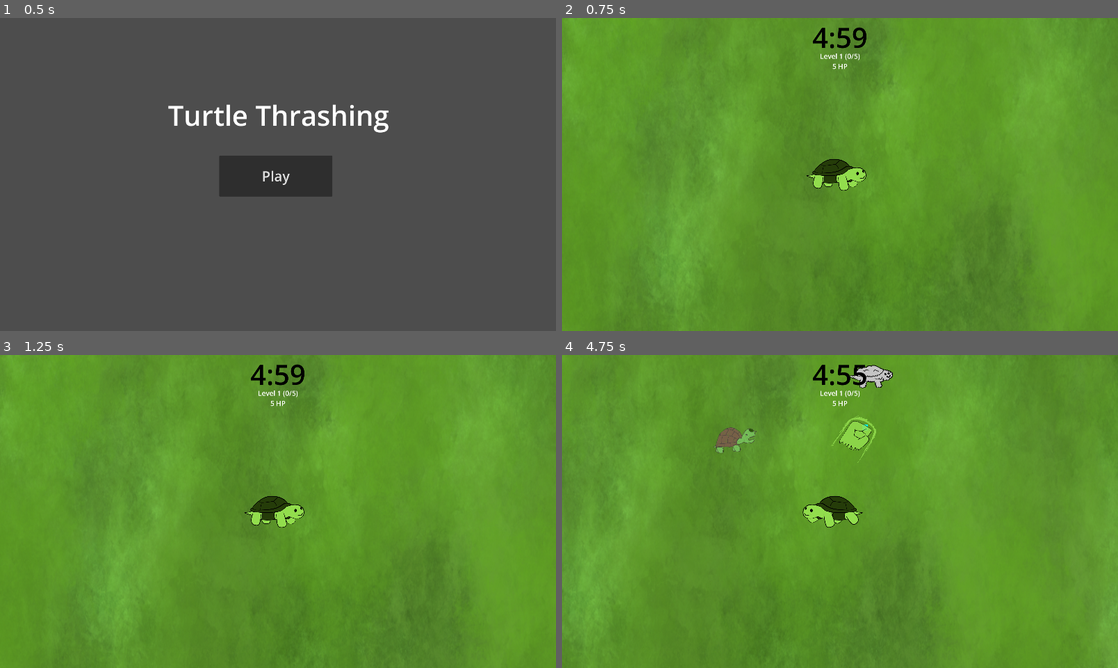
Above: before the commit, frames 1-4 (two rows, left to right).
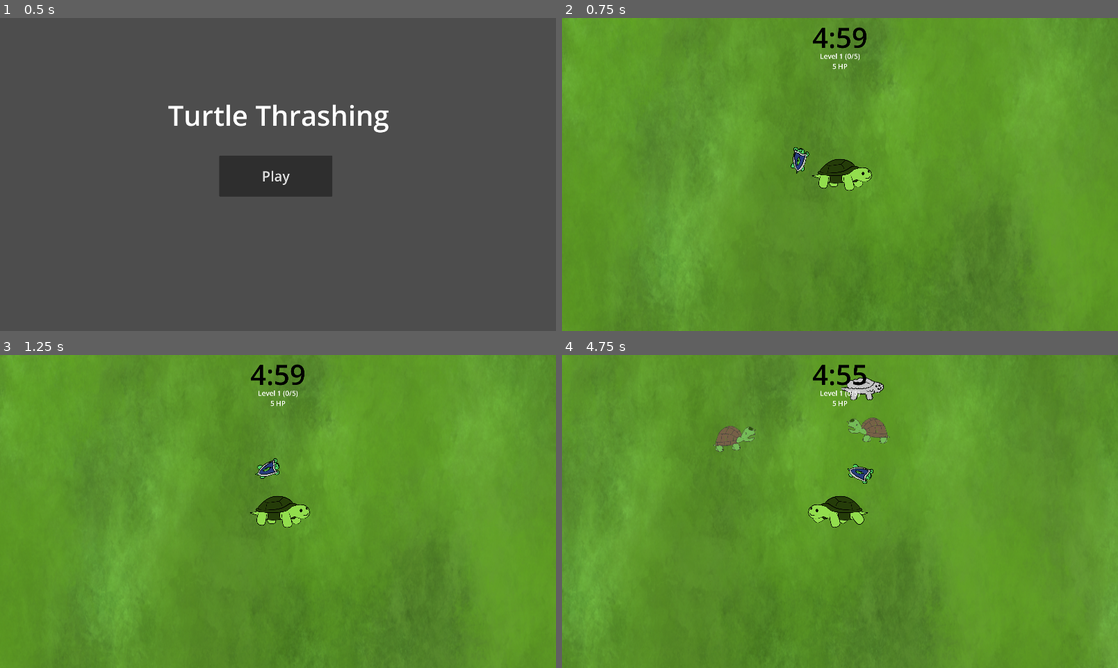
Above: after the commit, the same moments.

Repository: calbhonkman/UMBC-GAIM-2026---Turtle-Thrashing
Game: Godot game, scene res://scenes/mainmenu.tscn
Same seed, same stepped clock (60 frames per second), same inputs: the game is played once before the commit and once after it.
Inputs:
- Up to frame 1 (0.5 s): no input
- Up to frame 2 (0.75 s): click "Play" at 0.5 s
- Up to frame 3 (1.25 s): no input
- Up to frame 4 (4.75 s): hold D (right) 1.28-2.03 s; hold S (down) 2.03-2.78 s; hold D (right) 2.78-3.53 s; hold W (up) 3.53-4.28 s; hold A (left) from 4.28 s (still down)

Frame 1 is identical in both runs. In frame 2, 0.6% of the frame differs, in the area x 41-56%, y 41-56%; in frame 3, 0.6%; in frame 4, 1.9%, in the area x 27-60%, y 3-56%.

Commit message:
Added laser and shield
- Added laser weapon
- Added shield minion

Diff:
--- /dev/null
+++ b/godot-project/prefabs/weapons/(bullet)_laser.tscn
@@ -0,0 +1,32 @@
+[gd_scene format=3 uid="uid://le1ukfjocokb"]
+
+[ext_resource type="Texture2D" uid="uid://do5qcnqoi154j" path="res://assets/Turtle/Direct Attacks/TurtBEAM0000.png" id="1_8ltk1"]
+[ext_resource type="Texture2D" uid="uid://cyd2c1gajq4va" path="res://assets/Turtle/Direct Attacks/TurtBEAM0001.png" id="2_1adg4"]
+
+[sub_resource type="SpriteFrames" id="SpriteFrames_xwc2w"]
+animations = [{
+"frames": [{
+"duration": 1.0,
+"texture": ExtResource("1_8ltk1")
+}, {
+"duration": 1.0,
+"texture": ExtResource("2_1adg4")
+}],
+"loop": true,
+"name": &"default",
+"speed": 8.0
+}]
+
+[sub_resource type="RectangleShape2D" id="RectangleShape2D_nqgxj"]
+size = Vector2(40, 40)
+
+[node name="Area2D" type="Area2D" unique_id=626060781]
+
+[node name="AnimatedSprite2D" type="AnimatedSprite2D" parent="." unique_id=788181597]
+position = Vector2(-1, 16)
+scale = Vector2(0.02, 0.14)
+sprite_frames = SubResource("SpriteFrames_xwc2w")
+autoplay = "default"
+
+[node name="CollisionShape2D" type="CollisionShape2D" parent="." unique_id=1480054210]
+shape = SubResource("RectangleShape2D_nqgxj")
--- a/godot-project/scenes/game.tscn
+++ b/godot-project/scenes/game.tscn
@@ -12,11 +12,15 @@
 [ext_resource type="Script" uid="uid://c32p66nqvhstf" path="res://scenes/special_screen_shape.gd" id="9_kvpfn"]
 [ext_resource type="PackedScene" uid="uid://csgsdh6itco8" path="res://prefabs/weapons/(bullet)_punch.tscn" id="9_kvuet"]
 [ext_resource type="PackedScene" uid="uid://w0qokvo1f2gx" path="res://prefabs/weapons/(bullet)_lightning.tscn" id="10_dinhu"]
+[ext_resource type="Script" uid="uid://d3diaewcyfj0l" path="res://scenes/minion_shield.gd" id="12_bt5mj"]
 [ext_resource type="Texture2D" uid="uid://b5dfl3h3yew3" path="res://assets/upgrades/upgrade_player_health.png" id="13_5newe"]
+[ext_resource type="Texture2D" uid="uid://5nodvhabq0mg" path="res://assets/Turtle/Minions/ShieldTurtle.png" id="13_e1j6l"]
 [ext_resource type="Texture2D" uid="uid://dyxdmixl3oiav" path="res://assets/upgrades/upgrade_player_speed.png" id="14_37s47"]
+[ext_resource type="Script" uid="uid://cl403en7htnjl" path="res://scenes/weapon_laser.gd" id="14_e1j6l"]
 [ext_resource type="Texture2D" uid="uid://dcirxygljc1xc" path="res://assets/upgrades/upgrade_player_range.png" id="15_bt5mj"]
+[ext_resource type="PackedScene" uid="uid://le1ukfjocokb" path="res://prefabs/weapons/(bullet)_laser.tscn" id="15_pl11u"]
 [ext_resource type="Texture2D" uid="uid://cydk0tlhb6dt" path="res://assets/upgrades/upgrade_punch_amount.png" id="16_e1j6l"]
-[ext_resource type="Texture2D" uid="uid://bcscu3u7ecxjn" path="res://assets/upgrades/upgrade_punch_damage.png" id="17_pl11u"]
+[ext_resource type="Texture2D" uid="uid://tf65euoolnn4" path="res://assets/upgrades/upgrade_punch_knockback.png" id="17_5newe"]
 [ext_resource type="Texture2D" uid="uid://cgqmdsr0et667" path="res://assets/upgrades/upgrade_punch_cooldown.png" id="18_bhx41"]
 [ext_resource type="Texture2D" uid="uid://d0xgpn7tdu75m" path="res://assets/upgrades/upgrade_lightning_amount.png" id="19_qnb83"]
 [ext_resource type="Texture2D" uid="uid://do76cfv61c1r8" path="res://assets/upgrades/upgrade_lightning_damage.png" id="20_sww3w"]
@@ -60,16 +64,20 @@
 
 [sub_resource type="CapsuleShape2D" id="CapsuleShape2D_dinhu"]
 radius = 24.0
-height = 327.28
+height = 270.0
 
 [sub_resource type="CircleShape2D" id="CircleShape2D_0tnpc"]
 radius = 300.0
 
 [sub_resource type="CircleShape2D" id="CircleShape2D_iywne"]
-radius = 300.0
+radius = 250.0
 
 [sub_resource type="RectangleShape2D" id="RectangleShape2D_dinhu"]
 size = Vector2(1920, 1080)
+
+[sub_resource type="CapsuleShape2D" id="CapsuleShape2D_pl11u"]
+radius = 16.0
+height = 70.0
 
 [sub_resource type="LabelSettings" id="LabelSettings_gee14"]
 font_size = 192
@@ -124,7 +132,7 @@
 SPEED = 300.0
 
 [node name="Sprite" type="AnimatedSprite2D" parent="Player" unique_id=1355100074]
-position = Vector2(-19, 5)
+position = Vector2(0, 5)
 scale = Vector2(0.5, 0.5)
 sprite_frames = SubResource("SpriteFrames_vtaks")
 animation = &"walk"
@@ -167,6 +175,32 @@
 rotation = 1.5707964
 scale = Vector2(1, 0.55)
 shape = SubResource("CapsuleShape2D_dinhu")
+
+[node name="(Minion) Shield" type="Node2D" parent="Player" unique_id=197280404]
+rotation = 3.1415927
+script = ExtResource("12_bt5mj")
+
+[node name="Area2D" type="Area2D" parent="Player/(Minion) Shield" unique_id=1754672137]
+position = Vector2(150, 0)
+rotation = 1.5707964
+
+[node name="Sprite2D" type="Sprite2D" parent="Player/(Minion) Shield/Area2D" unique_id=305210915]
+position = Vector2(17.999987, 15.999998)
+scale = Vector2(0.2, 0.2)
+texture = ExtResource("13_e1j6l")
+
+[node name="CollisionShape2D" type="CollisionShape2D" parent="Player/(Minion) Shield/Area2D" unique_id=1838998279]
+position = Vector2(-1.335144e-05, 9.536743e-07)
+rotation = 1.3962634
+shape = SubResource("CapsuleShape2D_pl11u")
+
+[node name="(Weapon) Laser" type="Area2D" parent="Player" unique_id=1069287280]
+script = ExtResource("14_e1j6l")
+BULLET = ExtResource("15_pl11u")
+
+[node name="CollisionShape2D" type="CollisionShape2D" parent="Player/(Weapon) Laser" unique_id=814649257]
+shape = SubResource("RectangleShape2D_dinhu")
+script = ExtResource("9_kvpfn")
 
 [node name="(Group) Bullets" type="Node2D" parent="." unique_id=1494891267]
 
@@ -308,13 +342,13 @@
 scale = Vector2(0.5, 0.5)
 icon = ExtResource("16_e1j6l")
 
-[node name="(Upgrade) Punch Damage" type="Button" parent="GameManager/Camera/[Level Up]" unique_id=144452535]
+[node name="(Upgrade) Punch Knockback" type="Button" parent="GameManager/Camera/[Level Up]" unique_id=144452535]
 offset_left = -100.0
 offset_top = 20.0
 offset_right = 308.0
 offset_bottom = 428.0
 scale = Vector2(0.5, 0.5)
-icon = ExtResource("17_pl11u")
+icon = ExtResource("17_5newe")
 
 [node name="(Upgrade) Punch Cooldown" type="Button" parent="GameManager/Camera/[Level Up]" unique_id=529860515]
 offset_left = -100.0
@@ -411,7 +445,7 @@
 [connection signal="pressed" from="GameManager/Camera/[Level Up]/(Upgrade) Player Speed" to="GameManager" method="_on_upgrade_player_speed_pressed"]
 [connection signal="pressed" from="GameManager/Camera/[Level Up]/(Upgrade) Player Range" to="GameManager" method="_on_upgrade_player_range_pressed"]
 [connection signal="pressed" from="GameManager/Camera/[Level Up]/(Upgrade) Punch Amount" to="GameManager" method="_on_upgrade_punch_amount_pressed"]
-[connection signal="pressed" from="GameManager/Camera/[Level Up]/(Upgrade) Punch Damage" to="GameManager" method="_on_upgrade_punch_damage_pressed"]
+[connection signal="pressed" from="GameManager/Camera/[Level Up]/(Upgrade) Punch Knockback" to="GameManager" method="_on_upgrade_punch_knockback_pressed"]
 [connection signal="pressed" from="GameManager/Camera/[Level Up]/(Upgrade) Punch Cooldown" to="GameManager" method="_on_upgrade_punch_cooldown_pressed"]
 [connection signal="pressed" from="GameManager/Camera/[Level Up]/(Upgrade) Cloud Amount" to="GameManager" method="_on_upgrade_cloud_amount_pressed"]
 [connection signal="pressed" from="GameManager/Camera/[Level Up]/(Upgrade) Cloud Damage" to="GameManager" method="_on_upgrade_cloud_damage_pressed"]
--- a/godot-project/scenes/game_manager.gd
+++ b/godot-project/scenes/game_manager.gd
@@ -71,7 +71,7 @@
 			enemies_group.add_child(new_enemy)
 			new_enemy.global_position = find_spawn_position()
 			new_enemy.scale_health(1 + (GAME_TIME - (game_timer / 60.0)))
-			next_spawn_time = next_spawn_time - (SPAWN_COOLDOWN / (1 + (GAME_TIME - (game_timer / 60.0))))
+			next_spawn_time = next_spawn_time - (SPAWN_COOLDOWN / (1 + (GAME_TIME - (game_timer / 60.0))/2))
 
 func find_spawn_position():
 	# Screen size
@@ -133,8 +133,8 @@
 func _on_upgrade_punch_amount_pressed():
 	weapon_punch.increase_amnt()
 	resume()
-func _on_upgrade_punch_damage_pressed():
-	weapon_punch.dmg += 2
+func _on_upgrade_punch_knockback_pressed():
+	weapon_punch.KNOCKBACK *= 1.5
 	resume()
 func _on_upgrade_punch_cooldown_pressed():
 	weapon_punch.cldwn *= 0.75
@@ -144,7 +144,7 @@
 	weapon_lightning.increase_amnt()
 	resume()
 func _on_upgrade_cloud_damage_pressed():
-	weapon_lightning.dmg += 1
+	weapon_lightning.dmg *= 1.5
 	resume()
 func _on_upgrade_cloud_size_pressed():
 	weapon_lightning.size_mod *= 1.25
--- /dev/null
+++ b/godot-project/scenes/minion_shield.gd
@@ -0,0 +1,12 @@
+extends Node2D
+
+@export var ROTATION_SPEED: float = 2.0
+@export var KNOCKBACK: float = 50.0
+
+func _process(delta):
+	rotation += ROTATION_SPEED * delta
+
+	for area in get_child(0).get_overlapping_areas():
+		if area.has_meta("enemy"):
+			var knockback_dir = (area.global_position - global_position)
+			area.global_position += (knockback_dir / knockback_dir.length()) * KNOCKBACK
--- /dev/null
+++ b/godot-project/scenes/weapon_laser.gd
@@ -0,0 +1,57 @@
+extends Area2D
+
+@export var DAMAGE: float = 4.0
+@export var COOLDOWN: float = 10.0
+@export var BULLET: Resource
+@export var LIFETIME: float = 2.0
+
+
+var dmg = 0.0
+var cldwn = 0.0
+var size_mod = 1.0
+
+var bullet = null
+var b_cooldown = 0.0
+var b_target = null
+var b_lifetime = 0.0
+
+func _ready():
+	dmg = DAMAGE
+	cldwn = COOLDOWN
+	b_cooldown = cldwn
+
+func _process(delta):
+	b_cooldown -= delta
+	if bullet:
+		b_lifetime -= delta
+		if b_lifetime <= 0.0:
+			bullet.queue_free()
+
+		if b_target:
+			bullet.global_position = global_position + (b_target.global_position - global_position)/2
+			bullet.rotation = (b_target.global_position - global_position).angle()
+			bullet.scale.x = (b_target.global_position - global_position).length() / 40
+			bullet.visible = true
+		else:
+			bullet.queue_free()
+
+		for area in bullet.get_overlapping_areas():
+			if area.has_meta("enemy"):
+				area.damage(dmg * delta)
+
+	elif b_cooldown <= 0.0:
+		b_target = find_target()
+		if b_target:
+			bullet = BULLET.instantiate()
+			add_child(bullet)
+			bullet.global_position = global_position + (b_target.global_position - global_position)/2
+			bullet.rotation = (b_target.global_position - global_position).angle()
+			b_lifetime = LIFETIME
+			b_cooldown = cldwn
+
+func find_target():
+	var target_enemy = null
+	for area in get_overlapping_areas():
+		if area.has_meta("enemy") and (target_enemy == null or (area.global_position-global_position).length() > (target_enemy.global_position-global_position).length()):
+			target_enemy = area
+	return target_enemy
Binary file changed: godot-project/assets/upgrades/upgrade_lightning_damage.png
Binary file removed: godot-project/assets/upgrades/upgrade_punch_damage.png
Binary file added: godot-project/assets/upgrades/upgrade_punch_knockback.png
Not shown, changed: godot-project/assets/upgrades/upgrade_punch_knockback.png.import
Not shown, added: godot-project/scenes/minion_shield.gd.uid
Not shown, added: godot-project/scenes/weapon_laser.gd.uid
